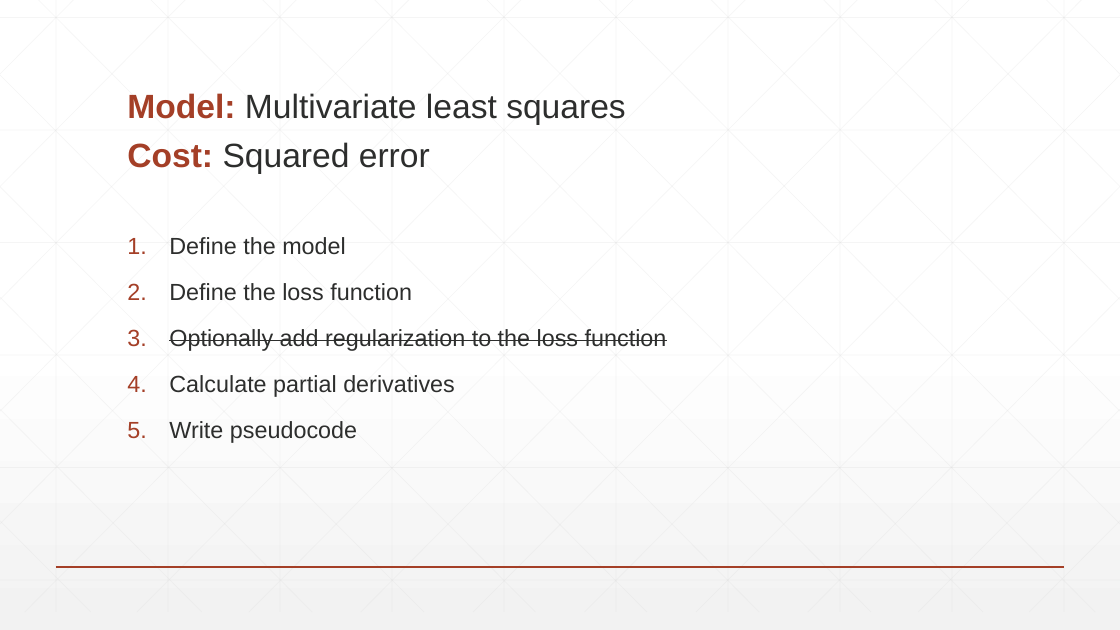
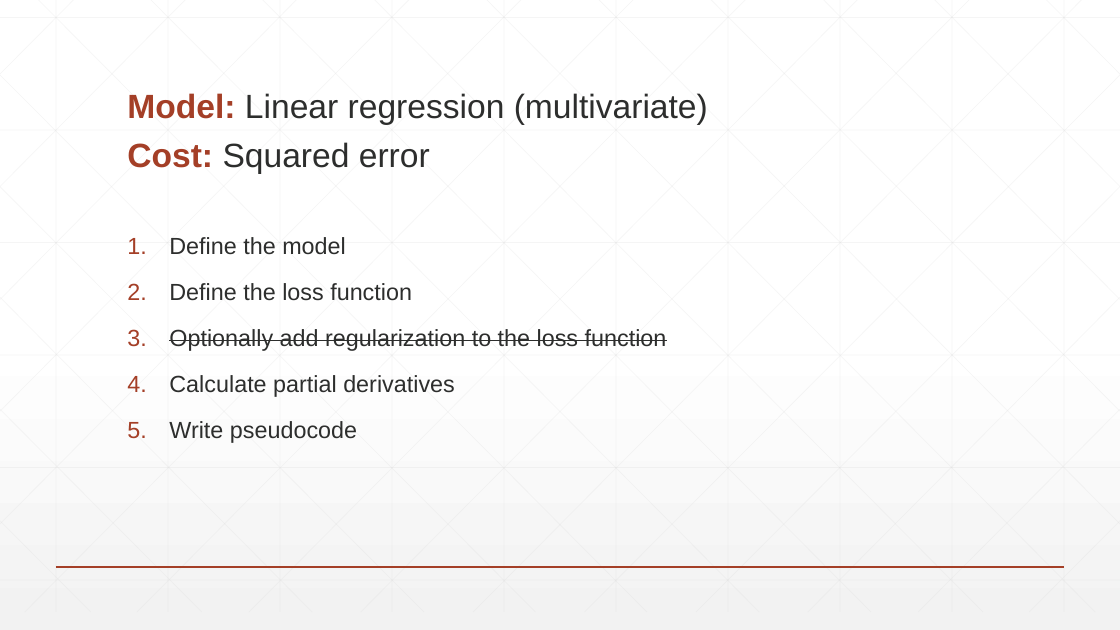
Before and after one commit to jatkins23/info251-aml-s24, a slide deck: slide 11 of labs/lab7/Lab7.pptx. Drawn at 1120x630 pixels with LibreOffice and Linux fonts; fonts in the diff are those of the drawing. Boxes give left, top, right and bottom in pixels: in the first picture for what was removed or moved away, otherwise in the second. Text is boxed around its words. In the diff, an @@ line names an element or a change of style, - is before the commit and + after.

```diff
--- a/labs/lab7/Lab7.pptx
+++ b/labs/lab7/Lab7.pptx
@@ title at [127,93,708,173]: text changed @@
-Model: Multivariate least squares
-Cost: Squared error
+Model: Linear regression (multivariate)
+Cost: Squared error
```
Also in this commit, not shown: 4 other slides changed, 1 other file.
